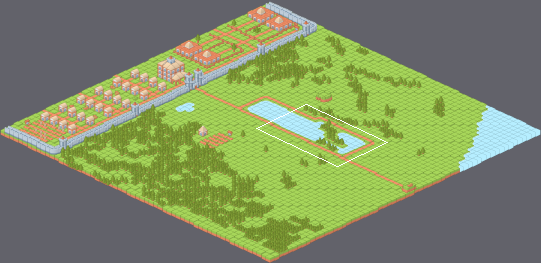
An edit to a level. Tiled map, assets/level/Map/level1.tmx. The picture above shows the old version from afar; the outline marks the close-up.
Close-up. Before the commit:
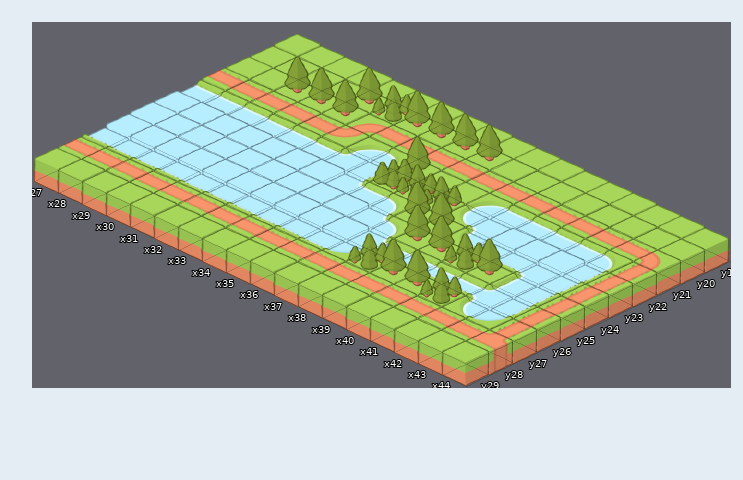
Cells are 232x110 px. Isometric: x runs down to the right, y down to the left. Shown: x 27..44, y 19..29. The commit also changed other parts of the map, which this record leaves out.
New version:
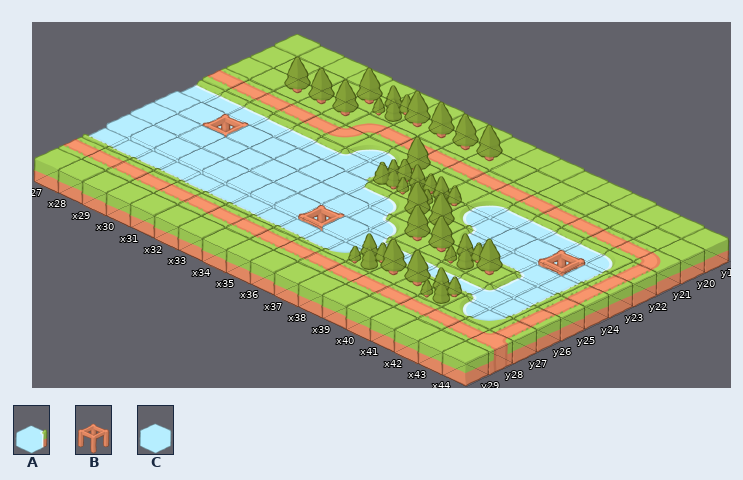
Key: from "Example": A 209 "grass_waterConvex_E", B 324 "structure_high_N", C 340 "water_center_N".
_ is an empty cell, . an unchanged one.
Change:
--- layer "Suelo"
@@ x 29..42 @@
-23 .............C
-24 C....A........
+23 .............B
+24 B....C........
@@ x 35..35 @@
-26 C
+26 B
